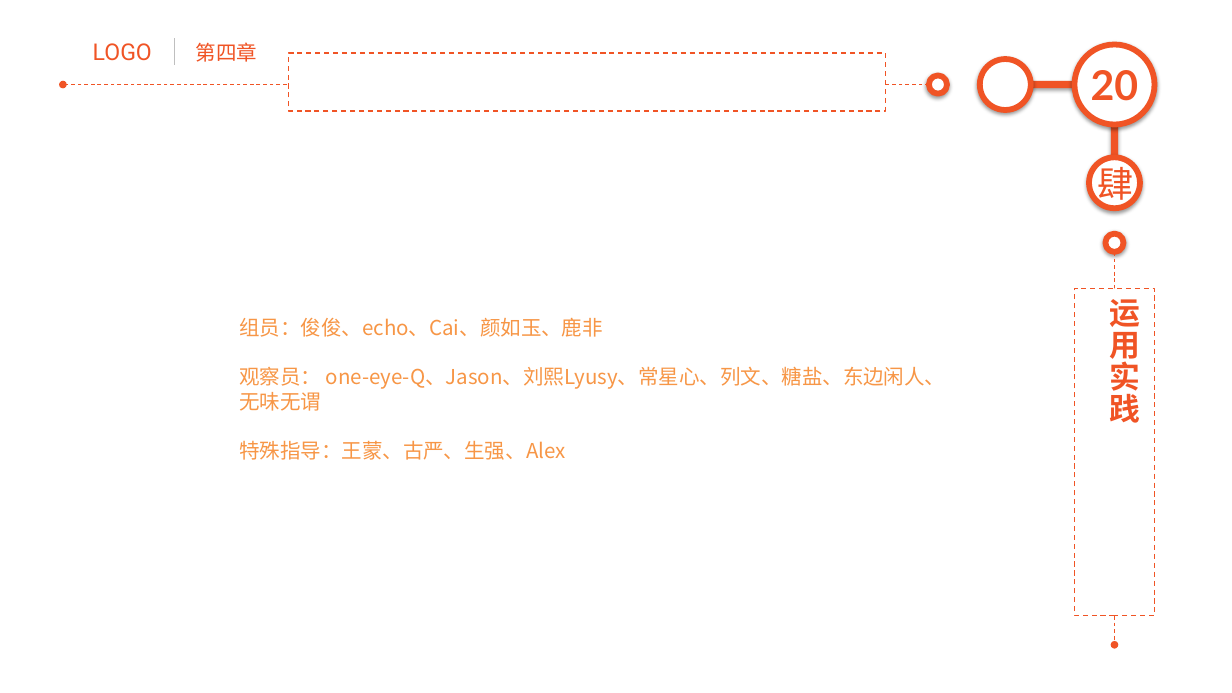
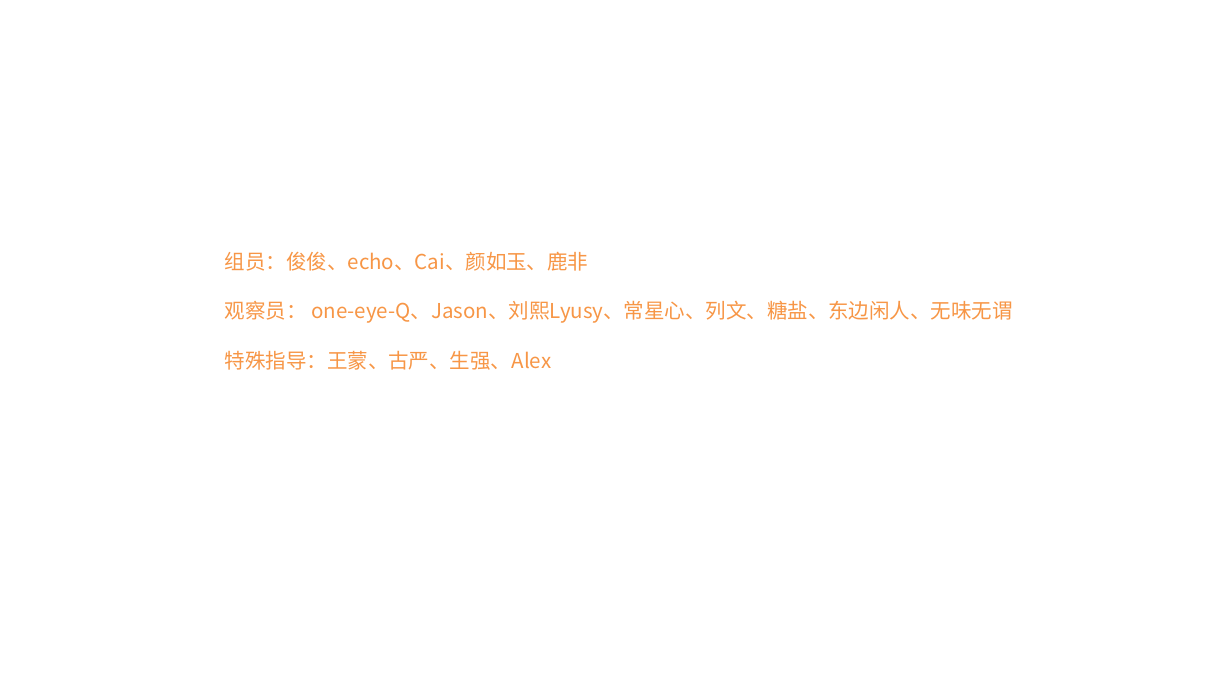
Before and after one commit to junstudys/positive-psychology, a slide deck: slide 22 of 积极心理学探索.pptx (slide 20 before the commit). Drawn at 1232x693 pixels with LibreOffice and Linux fonts; fonts in the diff are those of the drawing. Boxes give left, top, right and bottom in pixels: in the first picture for what was removed or moved away, otherwise in the second. Text is boxed around its words. In the diff, an @@ line names an element or a change of style, - is before the commit and + after.

```diff
--- a/积极心理学探索.pptx
+++ b/积极心理学探索.pptx
@@ text removed at (x1=93, y1=43, x2=152, y2=61) @@
-LOGO
@@ line removed from (175, 38) to (175, 65) @@
@@ text removed at (x1=196, y1=42, x2=257, y2=62) @@
-第四章
@@ rectangle removed at (x1=288, y1=53, x2=885, y2=111) @@
@@ ellipse removed at (x1=980, y1=59, x2=1031, y2=110) @@
@@ page number removed at (x1=1075, y1=44, x2=1155, y2=125) @@
-20
@@ arrow removed from (929, 85) to (63, 85) @@
@@ ellipse removed at (x1=929, y1=76, x2=947, y2=94) @@
@@ chevron removed at (x1=1024, y1=81, x2=1097, y2=89) @@
@@ chevron removed at (x1=1111, y1=107, x2=1119, y2=180) @@
@@ ellipse removed at (x1=1089, y1=157, x2=1140, y2=208) @@
-肆
@@ ellipse removed at (x1=1105, y1=234, x2=1124, y2=252) @@
@@ text "组员：俊俊、echo、Cai、颜如玉、鹿非" rewrapped from (x1=239, y1=318, x2=945, y2=460) to (x1=225, y1=252, x2=1012, y2=370) @@
@@ arrow removed from (1115, 252) to (1115, 645) @@
@@ rectangle removed at (x1=1075, y1=288, x2=1155, y2=616) @@
@@ text removed at (x1=1110, y1=299, x2=1141, y2=423) @@
-运用实践
```
Also in this commit, not shown: 19 other slides changed, 2 slides added, 28 other files.
